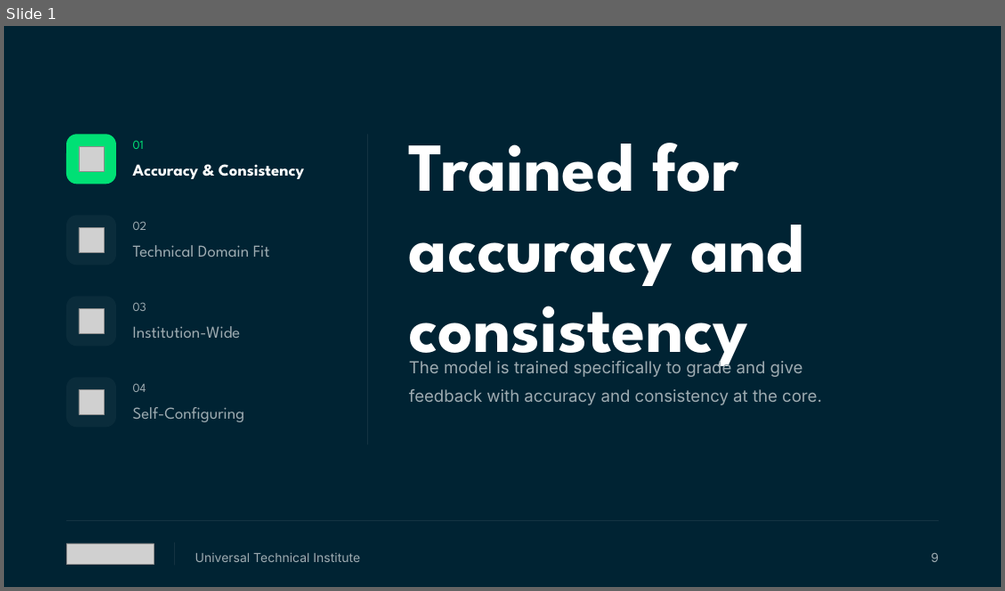
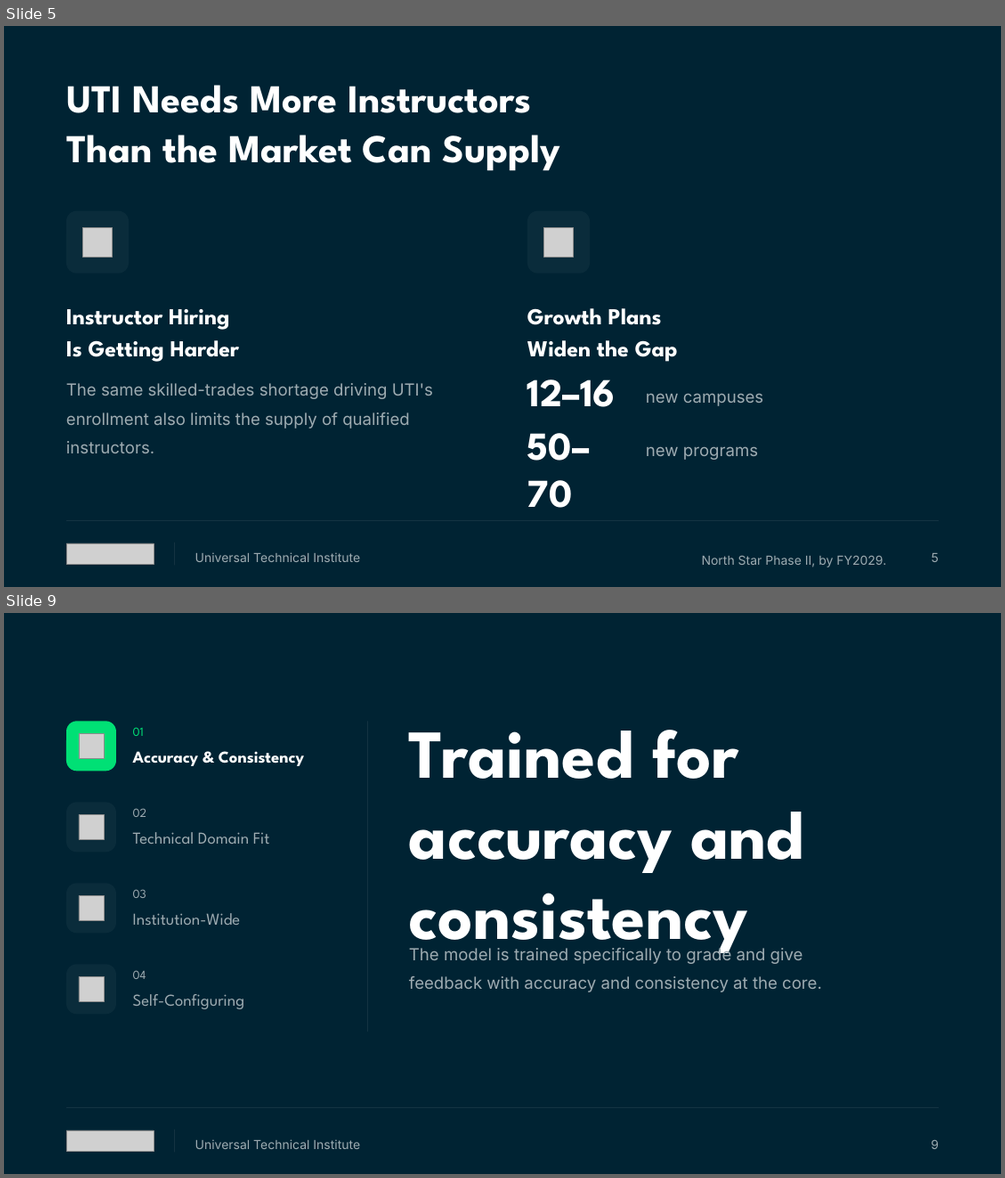
Before and after one commit to Dante-Eduface/Claude, a slide deck: projects/uti/deck/UTI-Eduface-deck.pptx. Shown one above the other, each under a label of ours: slide 1 before the commit, slides 5 and 9 after it; the slides between them are not shown. The pictures are 1005x591 and 1005x1178 pixels, drawn with LibreOffice and Linux fonts; fonts in the diff are those of the drawing; grey boxes stand for pictures. Boxes give left, top, right and bottom in pixels: in the first picture for what was removed or moved away, otherwise in the second. Text is boxed around its words. In the diff, an @@ line names an element or a change of style, - is before the commit and + after.

```diff
--- a/projects/uti/deck/UTI-Eduface-deck.pptx
+++ b/projects/uti/deck/UTI-Eduface-deck.pptx
@@ slide 5 added at bbox=[4, 26, 1001, 587], background #FFFFFF @@
@@ rectangle added at bbox=[4, 26, 1001, 587], fill #002333 @@
@@ text added at bbox=[66, 85, 560, 171], 38 pt, text #FFFFFF, bold @@
+UTI Needs More Instructors
+Than the Market Can Supply
@@ rounded rectangle added at bbox=[66, 211, 128, 273], fill #0A2C3B @@
@@ rounded rectangle added at bbox=[527, 211, 590, 273], fill #0A2C3B @@
@@ picture added at bbox=[83, 227, 113, 257] @@
@@ picture added at bbox=[544, 227, 573, 257] @@
@@ text added at bbox=[66, 309, 240, 362], 22 pt, text #FFFFFF, bold @@
+Instructor Hiring
+Is Getting Harder
@@ text added at bbox=[527, 308, 678, 362], 22 pt, text #FFFFFF, bold @@
+Growth Plans
+Widen the Gap
@@ text added at bbox=[66, 383, 433, 453], 16 pt, text #9EABB1 @@
+The same skilled-trades shortage driving UTI's enrollment also limits the supply of qualified instructors.
@@ text added at bbox=[527, 379, 615, 407], 38 pt, text #FFFFFF, bold @@
+12–16
@@ text added at bbox=[646, 393, 763, 406], 16 pt, text #9EABB1 @@
+new campuses
@@ text added at bbox=[527, 433, 590, 507], 38 pt, text #FFFFFF, bold @@
+50–70
@@ text added at bbox=[646, 446, 758, 459], 16 pt, text #9EABB1 @@
+new programs
@@ rectangle added at bbox=[66, 520, 938, 521], fill #1F3D4B @@
@@ picture added at bbox=[66, 543, 154, 564] @@
@@ rectangle added at bbox=[175, 542, 175, 565], fill #1F3D4B @@
@@ text added at bbox=[195, 552, 360, 562], 12 pt, text #9EABB1 @@
+Universal Technical Institute
@@ text added at bbox=[702, 555, 886, 567], 12 pt, text #9EABB1 @@
+North Star Phase II, by FY2029.
@@ text added at bbox=[931, 553, 938, 562], 12 pt, text #9EABB1 @@
+5
@@ what was slide 1 is now slide 9 @@
```
Also in this commit, not shown: 12 other slides added, 39 other files.
